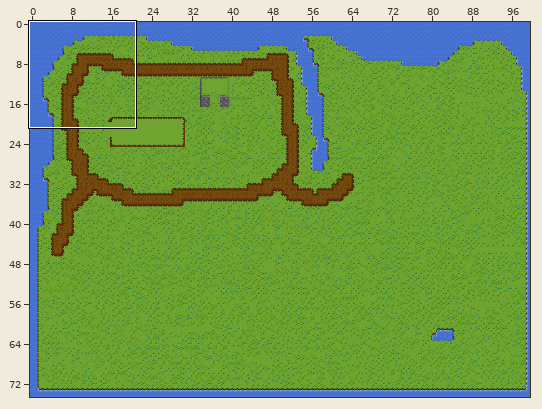
Tiled map (JSON) -- Project_2/Assets/Map/SandBox2.json. Above: a wide view before the commit, with the close-up outlined.
Close-up. Earlier state:
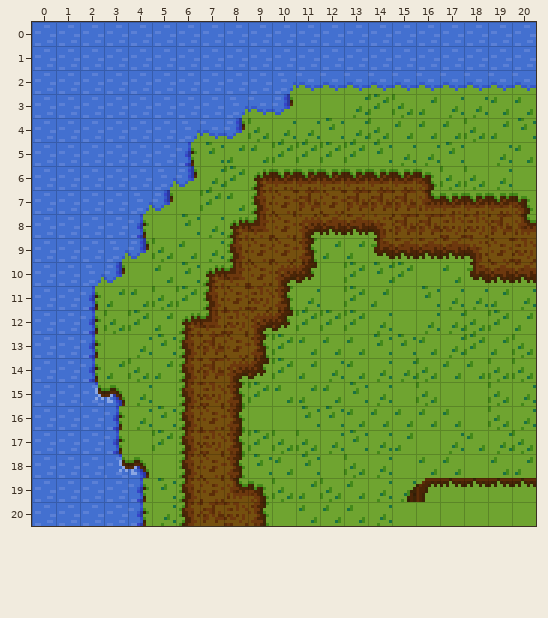
Cells are 8x8 px. Shown: x 0..20, y 0..20. The commit also changed other parts of the map, which this record leaves out. Not drawn, because the pictures are missing: unchanged layers "Decoration", "Decoration behind player".
New version:
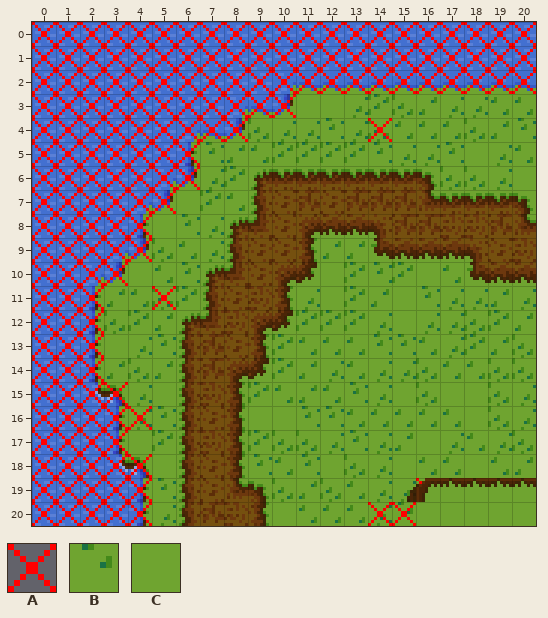
Key: from "Minifantasy_ForgottenPlainsTil": A 0 "Tile", B 348 "Tile", C 698 "Tile".
_ is an empty cell, . an unchanged one.
Tiles of an added or newly shown layer are drawn over the layers below it.
Author's note on the commit: Fix bad collision on map
From old to new:
--- layer "Base"
@@ x 15..15 @@
-20 C
+20 B
--- layer "Collision_0" (now shown)
@@ x 0..20 @@
- 0 _____________________
- 1 _____________________
- 2 _____________________
- 3 ___________..........
- 4 _________....._......
- 5 _______..............
- 6 _______..............
- 7 ______...............
- 8 _____................
- 9 _____................
-10 ____.................
-11 ___.._...............
-12 ___..................
-13 ___..................
-14 ___..................
-15 ____.................
-16 _____................
-17 ____.................
-18 _____................
-19 _____..........._....
-20 _____.........__.....
+ 0 AAAAAAAAAAAAAAAAAAAAA
+ 1 AAAAAAAAAAAAAAAAAAAAA
+ 2 AAAAAAAAAAAAAAAAAAAAA
+ 3 AAAAAAAAAAA..........
+ 4 AAAAAAAAA.....A......
+ 5 AAAAAAA..............
+ 6 AAAAAAA..............
+ 7 AAAAAA...............
+ 8 AAAAA................
+ 9 AAAAA................
+10 AAAA.................
+11 AAA..A...............
+12 AAA..................
+13 AAA..................
+14 AAA..................
+15 AAAA.................
+16 AAAAA................
+17 AAAA.................
+18 AAAAA................
+19 AAAAA...........A....
+20 AAAAA.........AA.....
